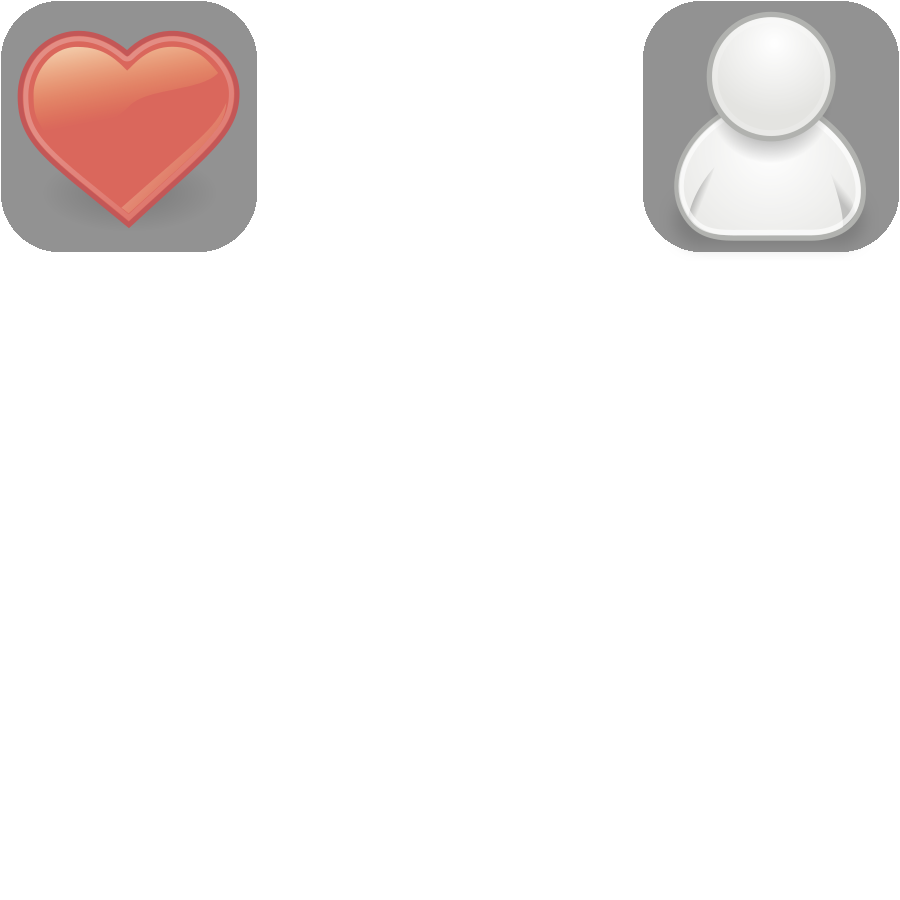
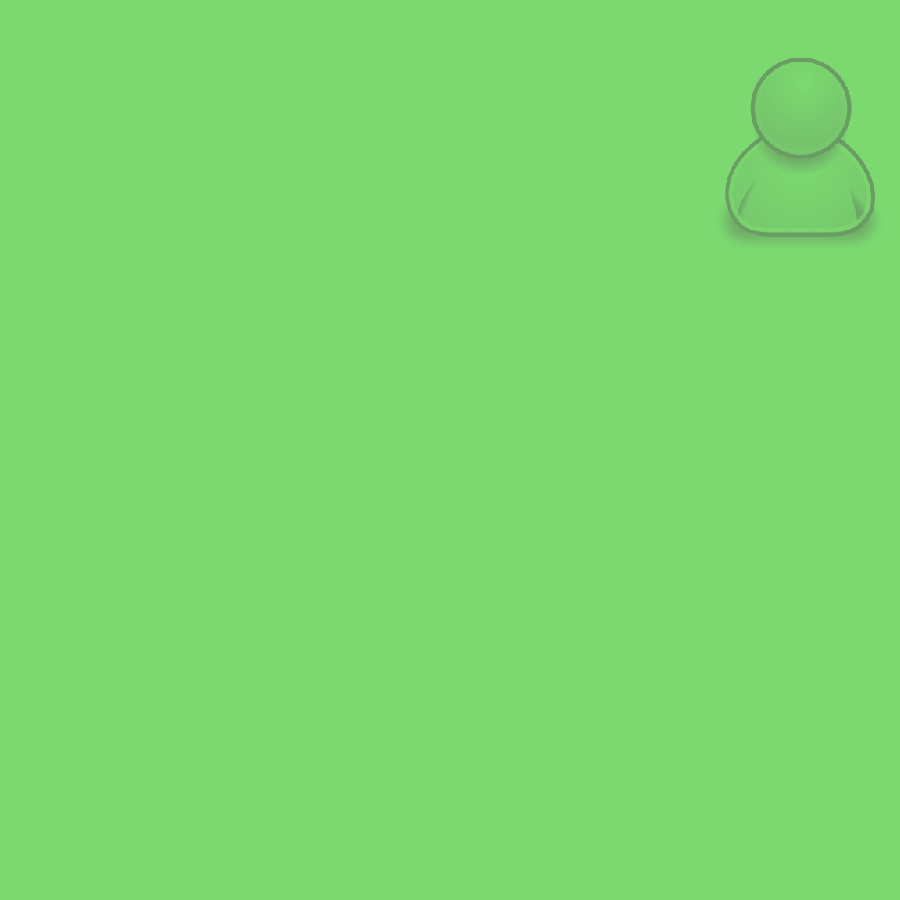
Layer changes from the first 900x900 image to the second:
added group "escort" (66%) with 5 layers above "current" over [0, 0, 900, 900]
added group "front person group" with 2 layers in group "escort" over [0, 0, 900, 900]
added layer "green overlay" (multiply) in group "front person group" over [0, 0, 900, 900]
added layer "front person" in group "front person group" over [713, 57, 885, 252]
added layer "back person" in group "escort" over [644, 10, 816, 205]
added layer "bg #1" (65%) in group "escort" over [643, 1, 899, 252]
hid group "current" (2 layers) over [643, 1, 899, 261]
hid group "favourite" (2 layers) over [1, 1, 257, 252]
